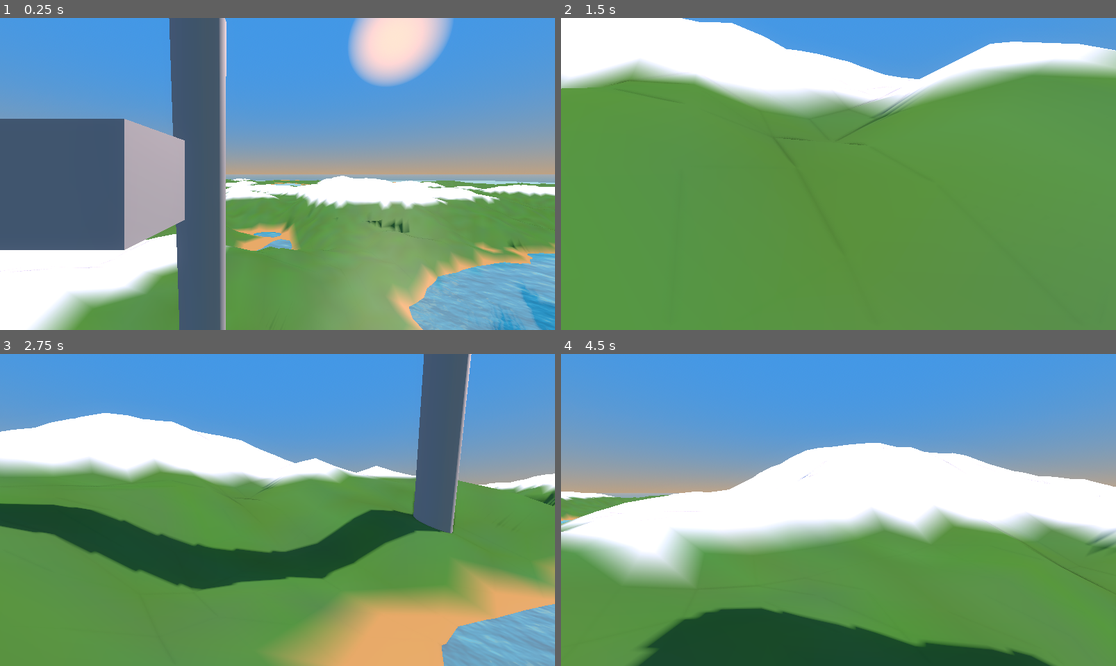
Above: before the commit, frames 1-4 (two rows, left to right).
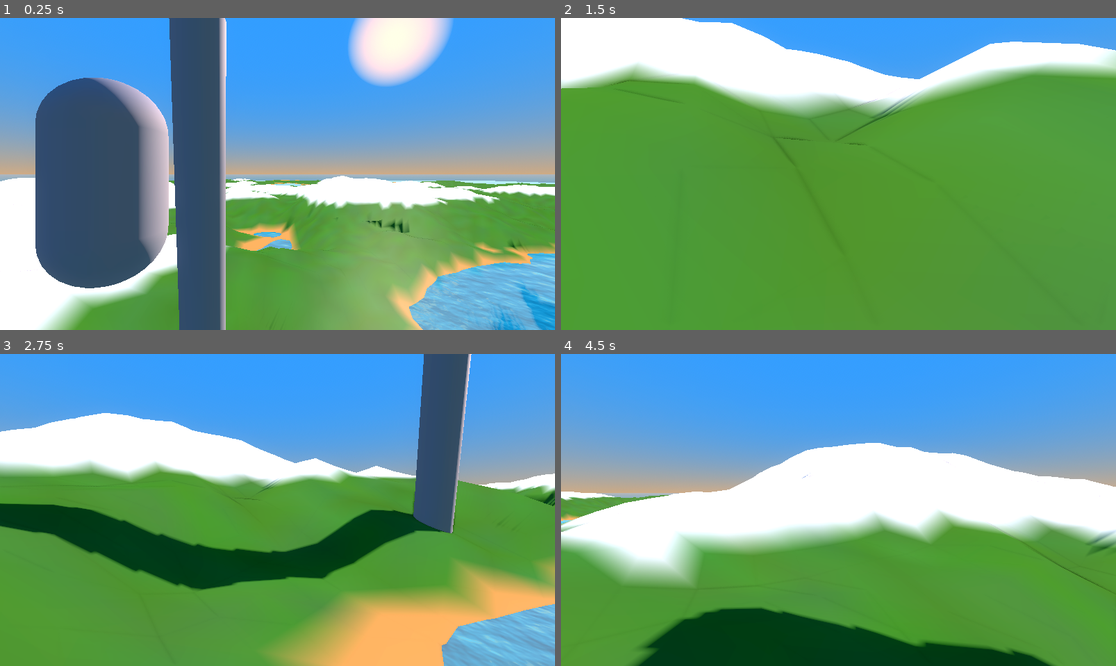
Above: after the commit, the same moments.

Repository: LeonardoLeporati7/Procedural-safari
Game: Godot game, scene res://node_2d.tscn
Same seed, same stepped clock (60 frames per second), same inputs: the game is played once before the commit and once after it.
Inputs (mouse positions are in pixels of both pictures, inside the frame that each line leads up to):
- Up to frame 1 (0.25 s): no input
- Up to frame 2 (1.5 s): tap Enter (ui_accept) at 0.5, 0.77 s; move the mouse to (960, 158) at 0.52 s; hold Right (ui_right) 0.53-1.28 s; hold A (a) 0.53-1.28 s; click (960, 158) at 0.67 s; tap D (d) at 0.8, 1.35 s; move the mouse to (810, 174) at 1.27 s; hold Up (ui_up) from 1.28 s (still down)
- Up to frame 3 (2.75 s): keep holding Up (ui_up); tap Enter (ui_accept) at 1.52 s; tap S (s) at 1.55 s; move the mouse to (288, 503) at 2.02 s; hold S (s) from 2.03 s (still down); tap W (w) at 2.3 s
- Up to frame 4 (4.5 s): keep holding Up (ui_up); move the mouse to (832, 516) at 2.77 s; release S (s) at 2.78 s; tap W (w) at 2.85 s; click (832, 516) at 2.92 s; tap Enter (ui_accept) at 3.02, 3.77 s; tap A (a) at 3.05 s; move the mouse to (877, 513) at 3.52 s; hold A (a) 3.53-4.28 s; tap D (d) at 3.8 s; move the mouse to (794, 506) at 4.27 s; tap Ctrl (ctrl) at 4.35 s

The runs differ from the first frame. In frame 1, 18% of the frame differs, in the area x 0-100%, y 0-100%; in frame 2, 4.1%; in frame 3, 12%; in frame 4, 11%.

Commit message:
Add waterable class and Area3D water volume
Introduce water interaction support: add waterable.gd (PhysicsBody3D subclass) with enter_water/exit_water signals and handlers, and area_3d.gd (Area3D) that emits those signals on body enter/exit. Integrate the Area3D into node_2d.tscn (acqua2 mesh moved under Area3D, added CollisionShape3D, signal connections, and script references). Add a stub rigid_body_3d.gd and update the scene to use a capsule shape/mesh for the RigidBody3D, plus small scene tweaks (contrast and DOF transition). Fix path in acqua_2.gd and add corresponding .uid files.

Diff:
--- /dev/null
+++ b/pistolo/Scripts/waterable.gd
@@ -0,0 +1,19 @@
+extends PhysicsBody3D
+
+class_name waterable
+
+signal enter_water(event)
+signal exit_water(event)
+
+func ready():
+	enter_water.connect(inWater)
+	exit_water.connect(outWater)
+
+
+
+func inWater():
+	print(self.name, " è in acqua")
+	pass
+
+func outWater():
+	pass
--- a/pistolo/acqua_2.gd
+++ b/pistolo/acqua_2.gd
@@ -1,6 +1,6 @@
 extends MeshInstance3D
 
-@onready var terr := $"../StaticBody3D/Terrain"
+@onready var terr := $"../../StaticBody3D/Terrain"
 # Called when the node enters the scene tree for the first time.
 
 
--- /dev/null
+++ b/pistolo/area_3d.gd
@@ -0,0 +1,22 @@
+extends Area3D
+
+
+# Called when the node enters the scene tree for the first time.
+func _ready():
+	pass # Replace with function body.
+
+
+# Called every frame. 'delta' is the elapsed time since the previous frame.
+func _process(delta):
+	pass
+
+
+func _on_body_entered(body):
+	if body is waterable:
+		body.emit_signal("enter_water")
+
+
+
+func _on_body_exited(body):
+	if body is waterable:
+		body.emit_signal("exit_water")
--- a/pistolo/node_2d.tscn
+++ b/pistolo/node_2d.tscn
@@ -2,7 +2,9 @@
 
 [ext_resource type="Script" uid="uid://cwh3sqmrq2gya" path="res://mesh_instance_3d.gd" id="1_wtcfe"]
 [ext_resource type="PackedScene" uid="uid://bs72ogkvdd7d6" path="res://addons/proto_controller.tscn" id="2_0e48y"]
+[ext_resource type="Script" uid="uid://d3ldklfxmoi4o" path="res://rigid_body_3d.gd" id="2_kdubu"]
 [ext_resource type="Shader" uid="uid://bd3ggakc766ys" path="res://node_2d.gdshader" id="3_epypp"]
+[ext_resource type="Script" uid="uid://c5k2boh7464s4" path="res://area_3d.gd" id="3_q6r6c"]
 [ext_resource type="Script" uid="uid://cmnjkjtpqt4ei" path="res://acqua_2.gd" id="4_0hol4"]
 
 [sub_resource type="ProceduralSkyMaterial" id="ProceduralSkyMaterial_0e48y"]
@@ -34,11 +36,11 @@
 fog_light_color = Color(0.288, 0.42293325, 0.64, 1)
 volumetric_fog_emission = Color(0.25415084, 0.45531315, 0.46524435, 1)
 adjustment_enabled = true
+adjustment_contrast = 1.25
 
 [sub_resource type="CameraAttributesPractical" id="CameraAttributesPractical_0hol4"]
-dof_blur_far_enabled = true
 dof_blur_far_distance = 84.37
-dof_blur_far_transition = 202.42
+dof_blur_far_transition = 365.55
 dof_blur_amount = 0.15
 
 [sub_resource type="StandardMaterial3D" id="StandardMaterial3D_0e48y"]
@@ -99,9 +101,12 @@
 
 [sub_resource type="PhysicsMaterial" id="PhysicsMaterial_0e48y"]
 
-[sub_resource type="BoxShape3D" id="BoxShape3D_0hol4"]
-
-[sub_resource type="BoxMesh" id="BoxMesh_q6r6c"]
+[sub_resource type="CapsuleShape3D" id="CapsuleShape3D_0hol4"]
+
+[sub_resource type="CapsuleMesh" id="CapsuleMesh_q6r6c"]
+
+[sub_resource type="BoxShape3D" id="BoxShape3D_q6r6c"]
+size = Vector3(168.06567, 0.001, 203.61978)
 
 [sub_resource type="FastNoiseLite" id="FastNoiseLite_0e48y"]
 
@@ -199,20 +204,31 @@
 [node name="RigidBody3D" type="RigidBody3D" parent="." unique_id=1805295802]
 transform = Transform3D(1, 0, 0, 0, 1, 0, 0, 0, 1, 0, 5.1750965, 2.4710364)
 physics_material_override = SubResource("PhysicsMaterial_0e48y")
+script = ExtResource("2_kdubu")
 
 [node name="CollisionShape3D" type="CollisionShape3D" parent="RigidBody3D" unique_id=1043403285]
-shape = SubResource("BoxShape3D_0hol4")
+shape = SubResource("CapsuleShape3D_0hol4")
 
 [node name="MeshInstance3D" type="MeshInstance3D" parent="RigidBody3D" unique_id=1916094624]
-mesh = SubResource("BoxMesh_q6r6c")
+mesh = SubResource("CapsuleMesh_q6r6c")
 
 [node name="ProtoController" parent="." unique_id=1810123114 instance=ExtResource("2_0e48y")]
 transform = Transform3D(1, 0, 0, 0, 1, 0, 0, 0, 1, 1.667825, 3.9208016, 4.5223827)
 can_sprint = true
 can_freefly = true
 
-[node name="acqua2" type="MeshInstance3D" parent="." unique_id=129786194]
+[node name="Area3D" type="Area3D" parent="." unique_id=864688726]
+script = ExtResource("3_q6r6c")
+
+[node name="CollisionShape3D" type="CollisionShape3D" parent="Area3D" unique_id=340562197]
+transform = Transform3D(1, 0, 0, 0, 1, 0, 0, 0, 1, -0.13305664, -1.0275495, -2.9517288)
+shape = SubResource("BoxShape3D_q6r6c")
+
+[node name="acqua2" type="MeshInstance3D" parent="Area3D" unique_id=129786194]
 transform = Transform3D(1, 0, 0, 0, 1, 0, 0, 0, 1, 0.5229707, -1.3775101, -0.06988382)
 material_override = SubResource("ShaderMaterial_epypp")
 mesh = SubResource("PlaneMesh_epypp")
 script = ExtResource("4_0hol4")
+
+[connection signal="body_entered" from="Area3D" to="Area3D" method="_on_body_entered"]
+[connection signal="body_exited" from="Area3D" to="Area3D" method="_on_body_exited"]
--- /dev/null
+++ b/pistolo/rigid_body_3d.gd
@@ -0,0 +1,11 @@
+extends RigidBody3D
+
+
+# Called when the node enters the scene tree for the first time.
+func _ready():
+	pass # Replace with function body.
+
+
+# Called every frame. 'delta' is the elapsed time since the previous frame.
+func _process(delta):
+	pass
Not shown, added: pistolo/Scripts/waterable.gd.uid
Not shown, added: pistolo/area_3d.gd.uid
Not shown, added: pistolo/rigid_body_3d.gd.uid
